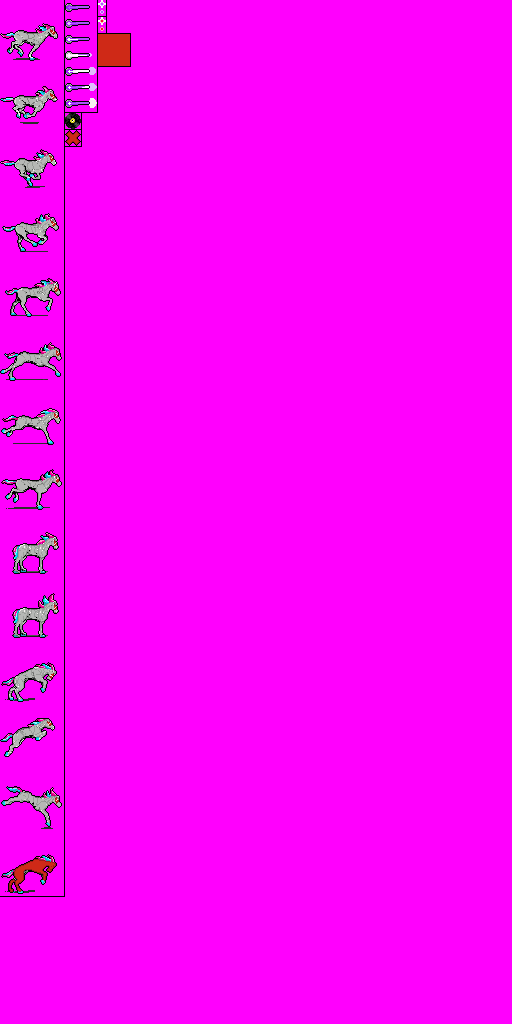
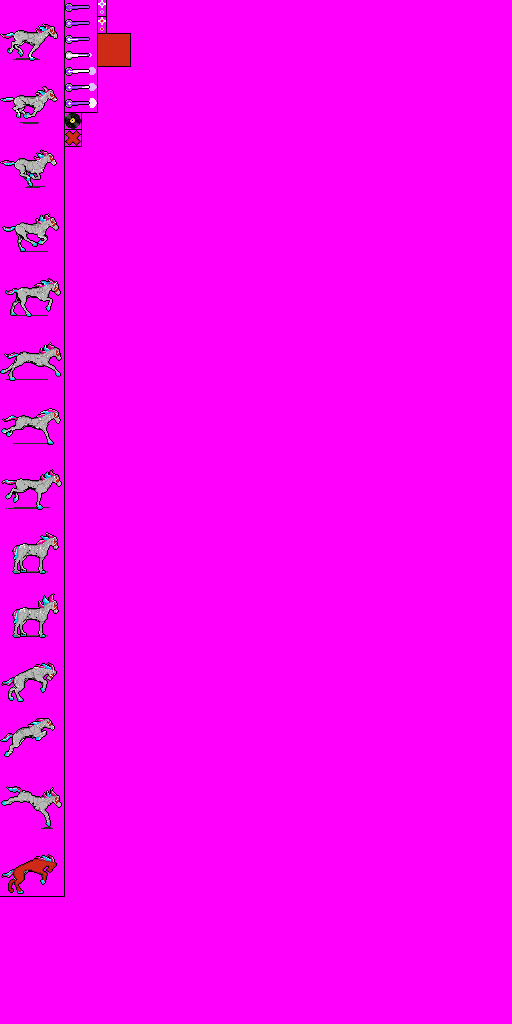
Layers edited between the first and the second 512 × 1024 image:
painted on "Hurt" over (5, 890, 35, 893)
painted on "Jump" over (5, 698, 35, 701)
